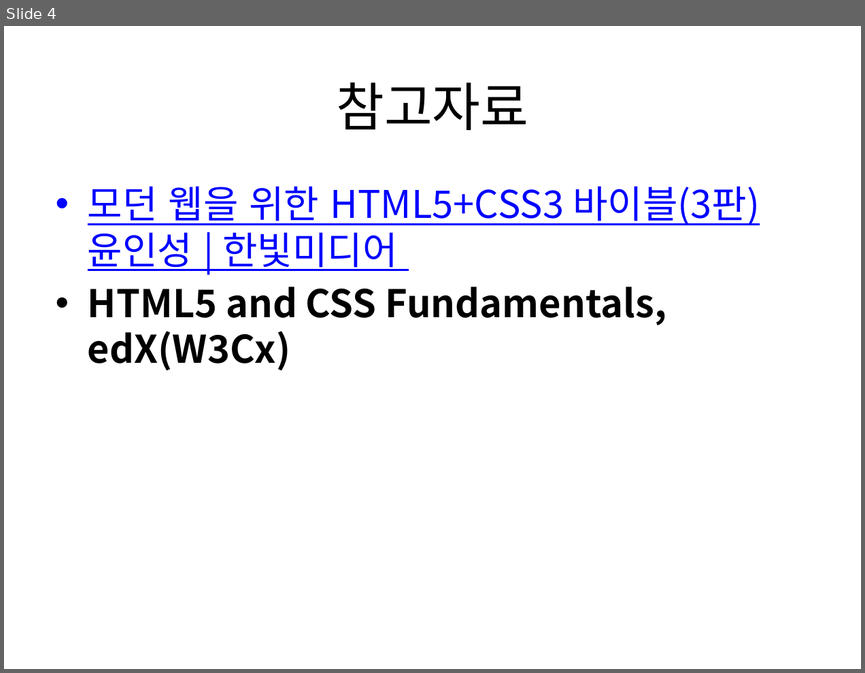
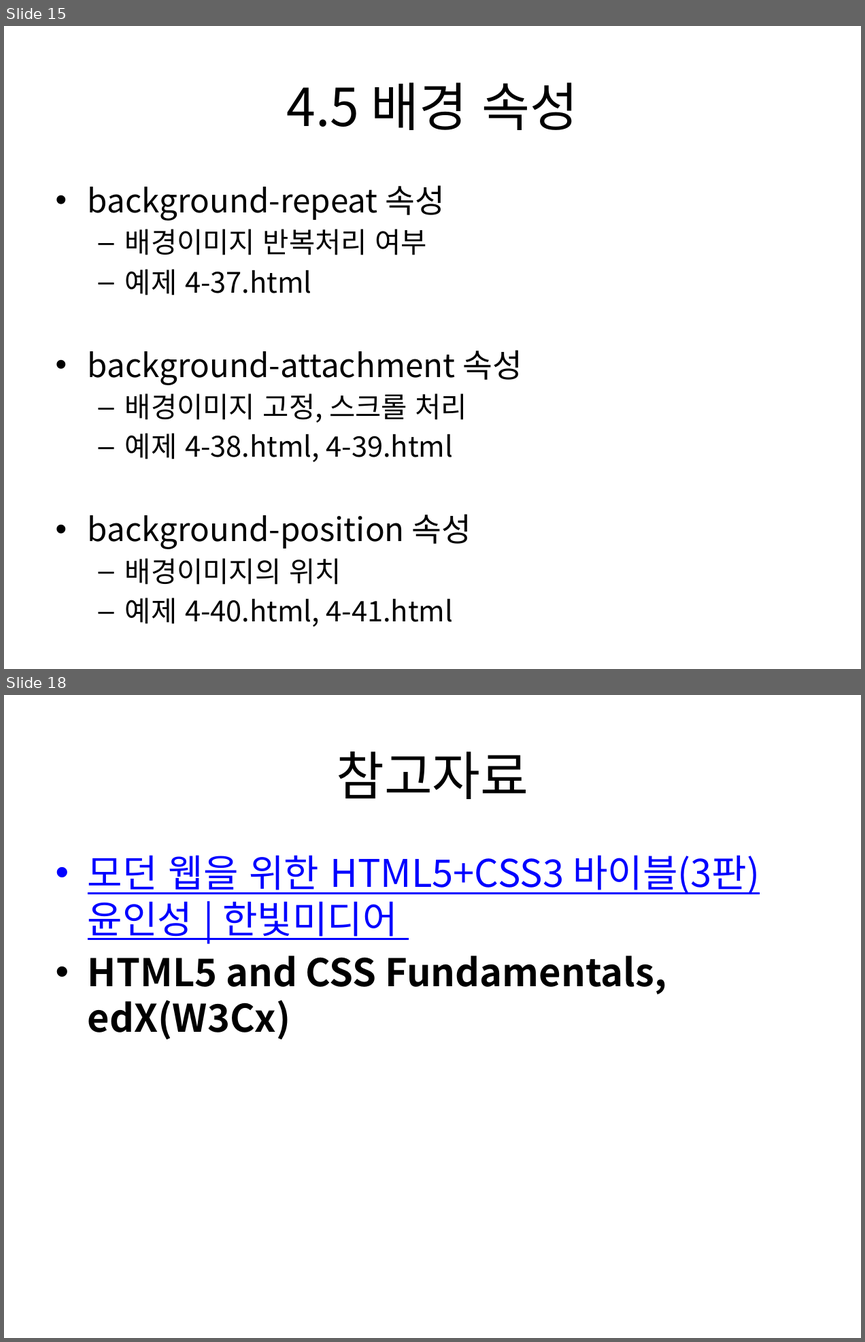
Before and after one commit to kdkcom1234/git2021, a slide deck: 1-html-css/04. CSS3 레이아웃 및 스타일 속성(2).pptx. Shown one above the other, each under a label of ours: slide 4 before the commit, slides 15 and 18 after it; the slides between them are not shown. The pictures are 865x673 and 865x1342 pixels, drawn with LibreOffice and Linux fonts; fonts in the diff are those of the drawing. Boxes give left, top, right and bottom in pixels: in the first picture for what was removed or moved away, otherwise in the second. Text is boxed around its words. In the diff, an @@ line names an element or a change of style, - is before the commit and + after.

```diff
--- a/1-html-css/04. CSS3 레이아웃 및 스타일 속성(2).pptx
+++ b/1-html-css/04. CSS3 레이아웃 및 스타일 속성(2).pptx
@@ slide 15 added at [4, 26, 861, 669], background #FFFFFF @@
@@ title added at [286, 82, 579, 130], 44 pt, text #000000 @@
+4.5 배경 속성
@@ text added at [88, 185, 523, 626], 23.8 pt, text #000000 @@
+• background-repeat 속성
+  – 배경이미지 반복처리 여부
+  – 예제 4-37.html
+• background-attachment 속성
+  – 배경이미지 고정, 스크롤 처리
+  – 예제 4-38.html, 4-39.html
+• background-position 속성
+  – 배경이미지의 위치
+  – 예제 4-40.html, 4-41.html
@@ what was slide 4 is now slide 18 @@
```
Also in this commit, not shown: 1 slide changed, 14 other slides added, 1 slide removed, 24 other files.
